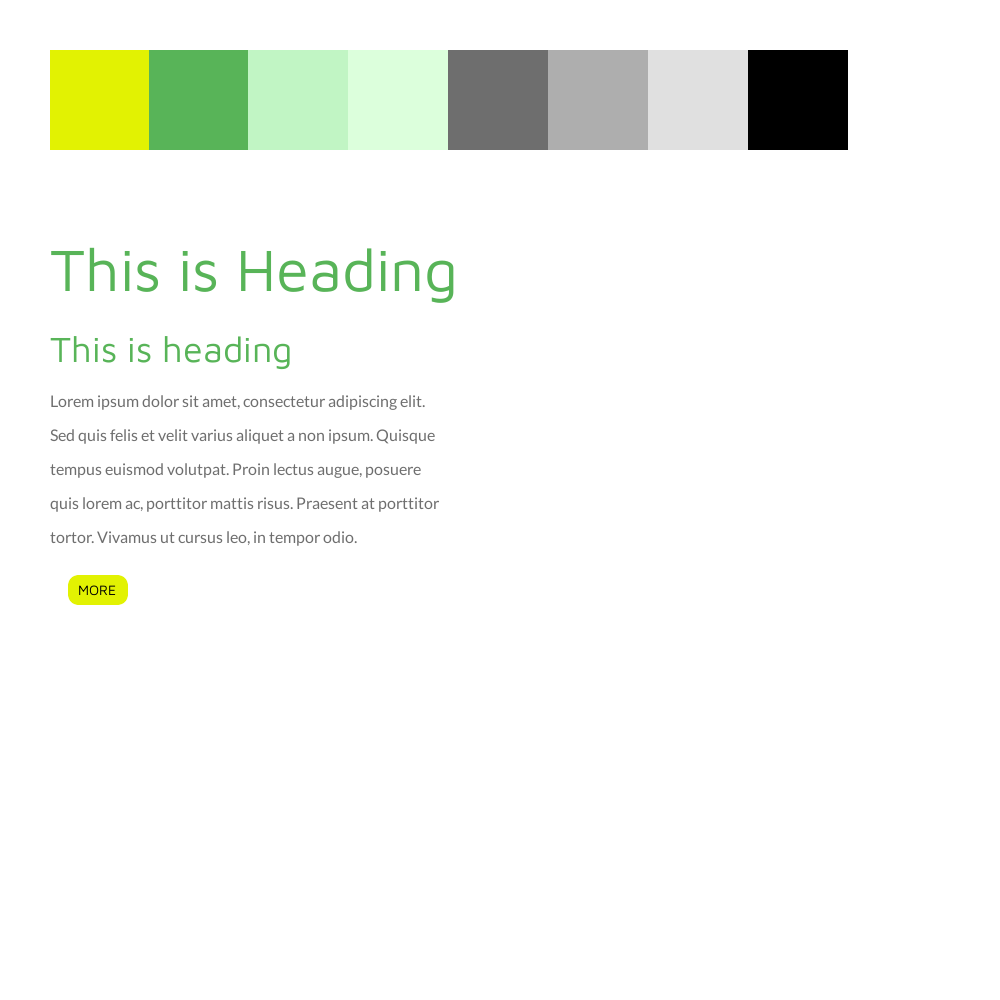
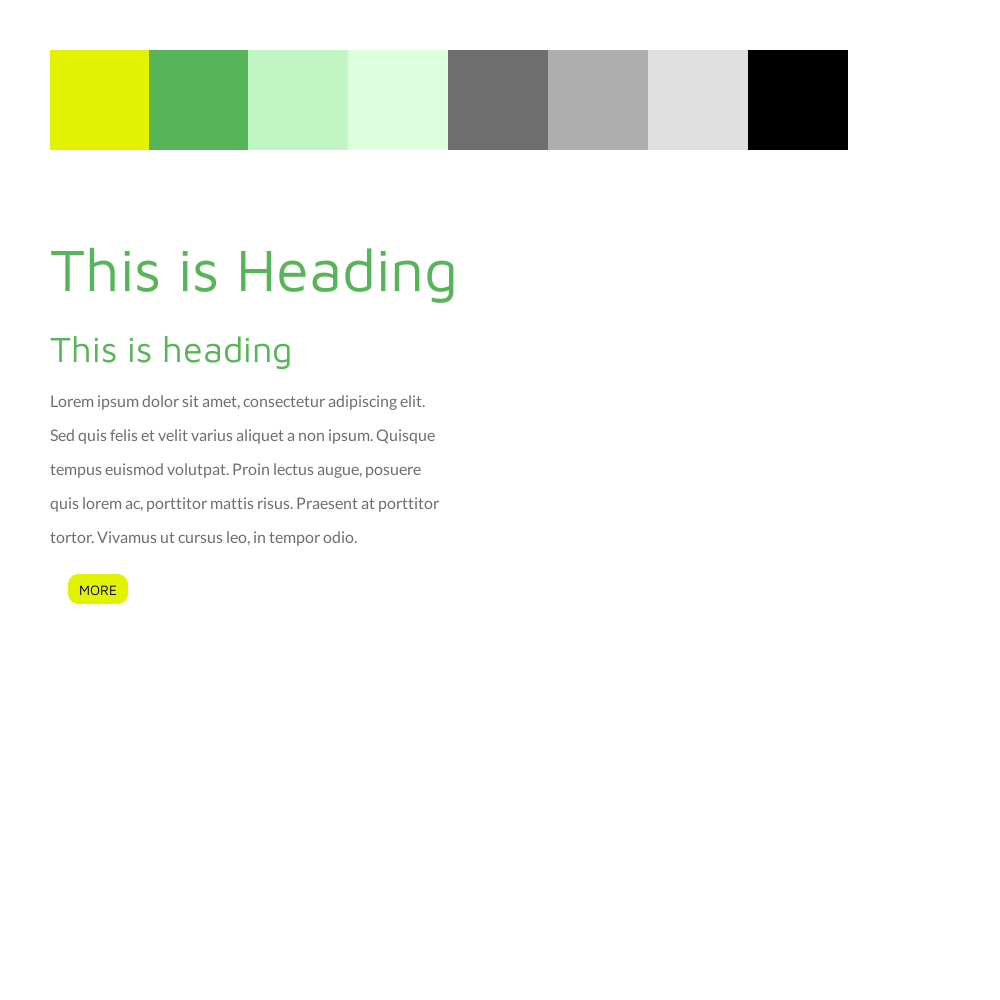
Before/after of a 1000×1000 layered artwork. What changed in the layer stack:
painted on "MORE" over [79, 585, 117, 596]
painted on "Layer" over [68, 574, 128, 605]
